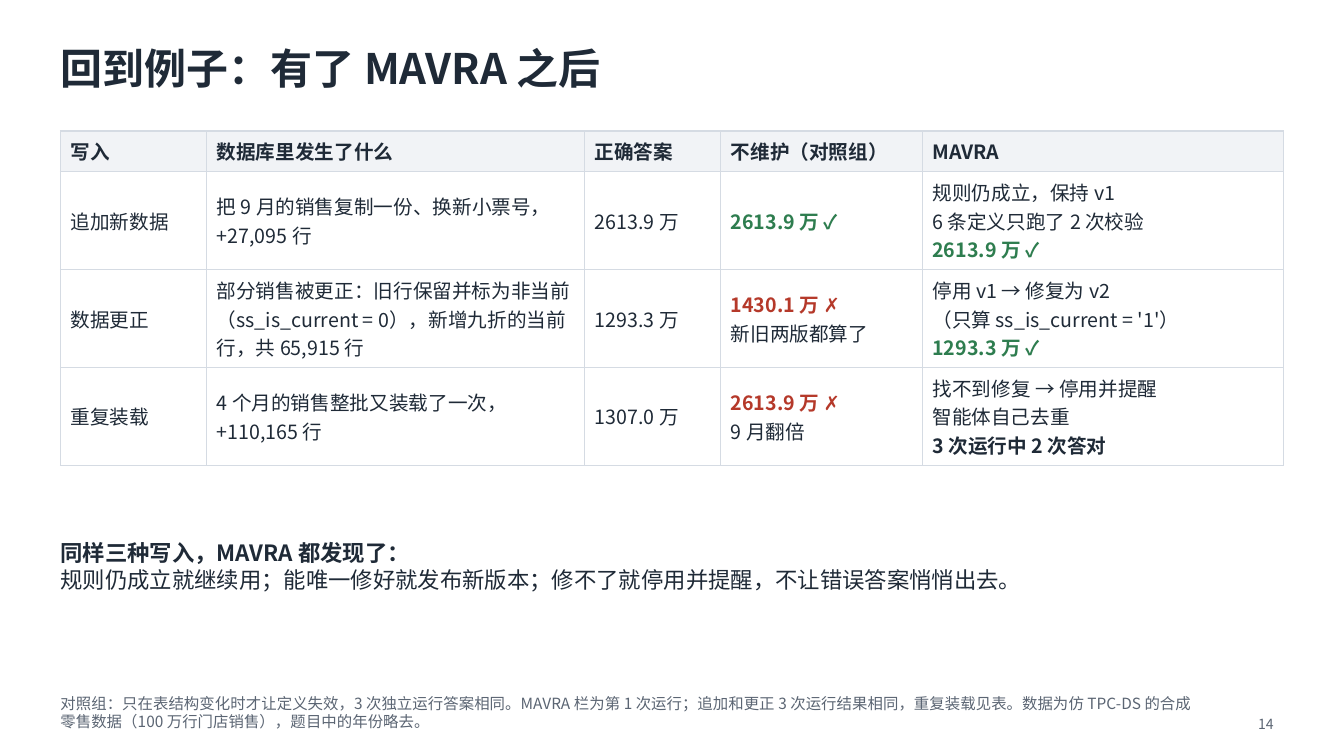
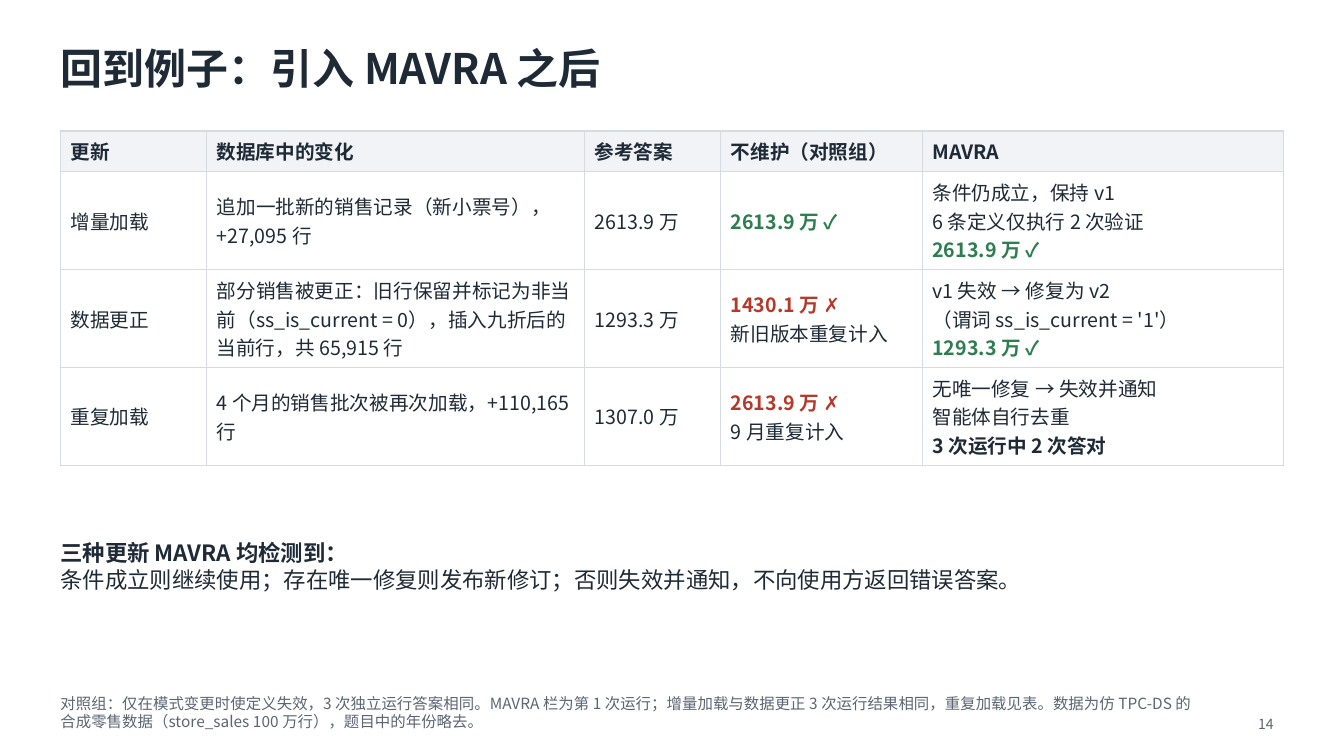
Before and after one commit to mmmttt000045/agent4db-adapter, a slide deck: slide 14 of docs/mavra-system.pptx. Drawn at 1344x756 pixels with LibreOffice and Linux fonts; fonts in the diff are those of the drawing. Boxes give left, top, right and bottom in pixels: in the first picture for what was removed or moved away, otherwise in the second. Text is boxed around its words. In the diff, an @@ line names an element or a change of style, - is before the commit and + after.

```diff
--- a/docs/mavra-system.pptx
+++ b/docs/mavra-system.pptx
@@ title at bbox=[60, 48, 601, 88]: text changed @@
-回到例子：有了 MAVRA 之后
+回到例子：引入 MAVRA 之后
@@ table at bbox=[60, 131, 1284, 459] @@
-row 1: 写入 | 数据库里发生了什么 | 正确答案 | 不维护（对照组） | MAVRA
+row 1: 更新 | 数据库中的变化 | 参考答案 | 不维护（对照组） | MAVRA
-row 2: 追加新数据 | 把 9 月的销售复制一份、换新小票号，+27,095 行 | 2613.9 万 | 2613.9 万 ✓ | 规则仍成立，保持 v1 / 6 条定义只跑了 2 次校验 / 2613.9 万 ✓
+row 2: 增量加载 | 追加一批新的销售记录（新小票号），+27,095 行 | 2613.9 万 | 2613.9 万 ✓ | 条件仍成立，保持 v1 / 6 条定义仅执行 2 次验证 / 2613.9 万 ✓
-row 3: 数据更正 | 部分销售被更正：旧行保留并标为非当前（ss_is_current = 0），新增九折的当前行，共 65,915 行 | 1293.3 万 | 1430.1 万 ✗ / 新旧两版都算了 | 停用 v1 → 修复为 v2 / （只算 ss_is_current = '1'） / 1293.3 万 ✓
+row 3: 数据更正 | 部分销售被更正：旧行保留并标记为非当前（ss_is_current = 0），插入九折后的当前行，共 65,915 行 | 1293.3 万 | 1430.1 万 ✗ / 新旧版本重复计入 | v1 失效 → 修复为 v2 / （谓词 ss_is_current = '1'） / 1293.3 万 ✓
-row 4: 重复装载 | 4 个月的销售整批又装载了一次，+110,165 行 | 1307.0 万 | 2613.9 万 ✗ / 9 月翻倍 | 找不到修复 → 停用并提醒 / 智能体自己去重 / 3 次运行中 2 次答对
+row 4: 重复加载 | 4 个月的销售批次被再次加载，+110,165 行 | 1307.0 万 | 2613.9 万 ✗ / 9 月重复计入 | 无唯一修复 → 失效并通知 / 智能体自行去重 / 3 次运行中 2 次答对
@@ text at bbox=[60, 542, 1021, 592]: text changed @@
-同样三种写入，MAVRA 都发现了：
-规则仍成立就继续用；能唯一修好就发布新版本；修不了就停用并提醒，不让错误答案悄悄出去。
+三种更新 MAVRA 均检测到：
+条件成立则继续使用；存在唯一修复则发布新修订；否则失效并通知，不向使用方返回错误答案。
@@ text at bbox=[60, 696, 1190, 729]: text changed @@
-对照组：只在表结构变化时才让定义失效，3 次独立运行答案相同。MAVRA 栏为第 1 次运行；追加和更正 3 次运行结果相同，重复装载见表。数据为仿 TPC-DS 的合成零售数据（100 万行门店销售），题目中的年份略去。
+对照组：仅在模式变更时使定义失效，3 次独立运行答案相同。MAVRA 栏为第 1 次运行；增量加载与数据更正 3 次运行结果相同，重复加载见表。数据为仿 TPC-DS 的合成零售数据（store_sales 100 万行），题目中的年份略去。
```
Also in this commit, not shown: 17 other slides changed, 8 other files.
